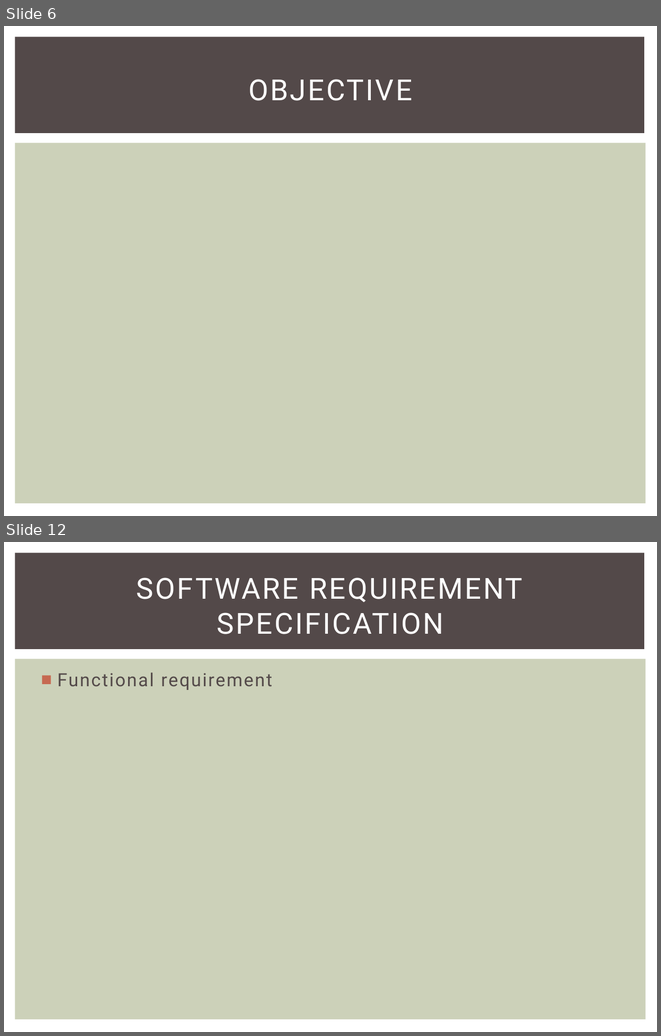
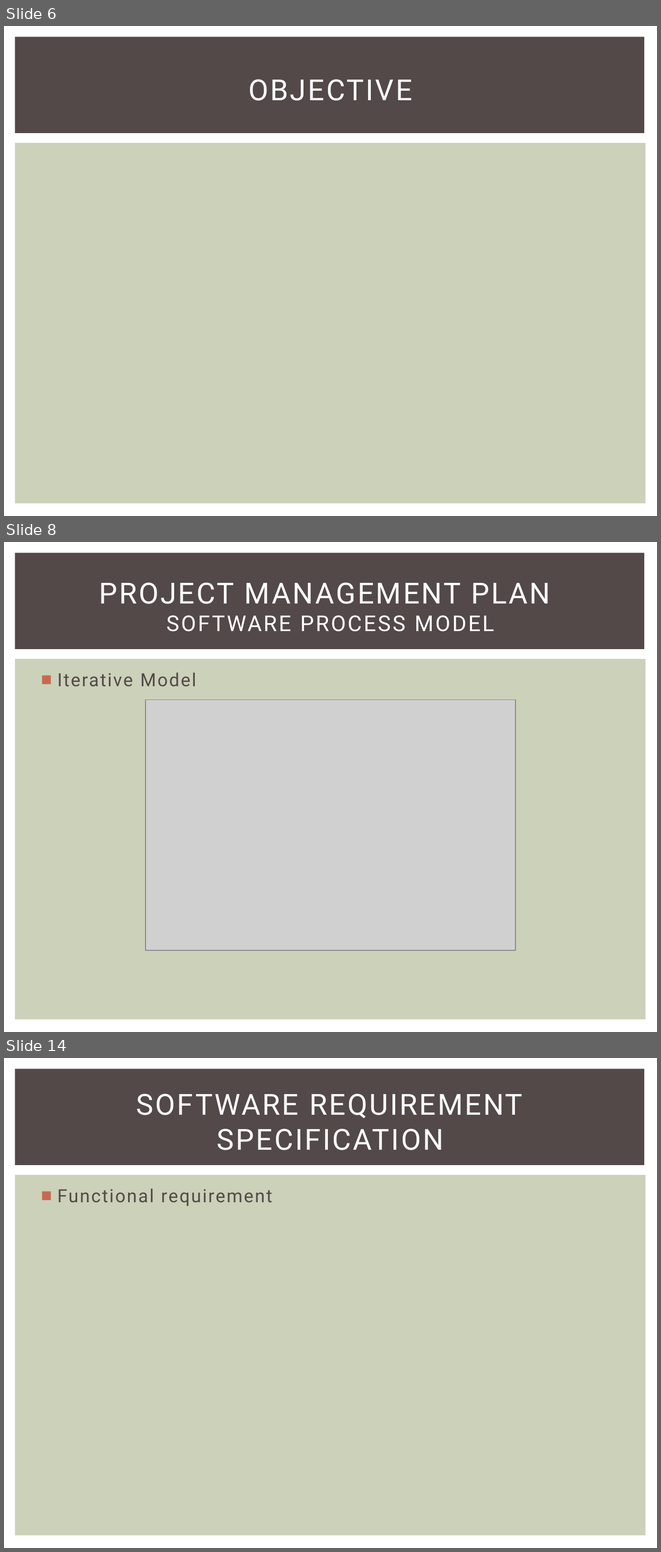
Before and after one commit to skyview059/e-learning-website, a slide deck: Document/Final report/Slide E-Learning project.pptx. Shown one above the other, each under a label of ours: slides 6 and 12 before the commit, slides 6, 8 and 14 after it; the slides between them are not shown. The pictures are 661x1036 and 661x1552 pixels, drawn with LibreOffice and Linux fonts; fonts in the diff are those of the drawing; grey boxes stand for pictures. Boxes give left, top, right and bottom in pixels: in the first picture for what was removed or moved away, otherwise in the second. Text is boxed around its words. In the diff, an @@ line names an element or a change of style, - is before the commit and + after.

```diff
--- a/Document/Final report/Slide E-Learning project.pptx
+++ b/Document/Final report/Slide E-Learning project.pptx
@@ slide 8 added at (4, 542, 657, 1032), background #FFFFFF; not listed: 2 template elements that a slide beside it also shows @@
@@ title added at (99, 582, 550, 632), 32 pt, text #FFFFFF @@
+PROJECT MANAGEMENT PLAN
+SOFTWARE PROCESS MODEL
@@ text added at (58, 672, 196, 687), 20 pt, text #534949 @@
+■ Iterative Model
@@ picture added at (146, 700, 516, 950) @@
@@ what was slide 12 is now slide 14 @@
```
Also in this commit, not shown: 8 slides changed, 3 other slides added, 3 slides removed.
